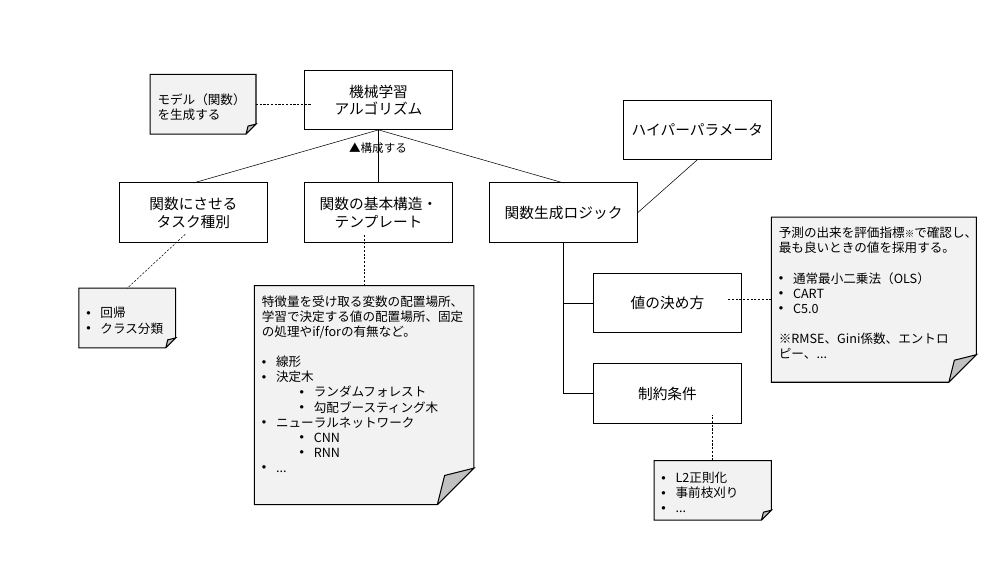
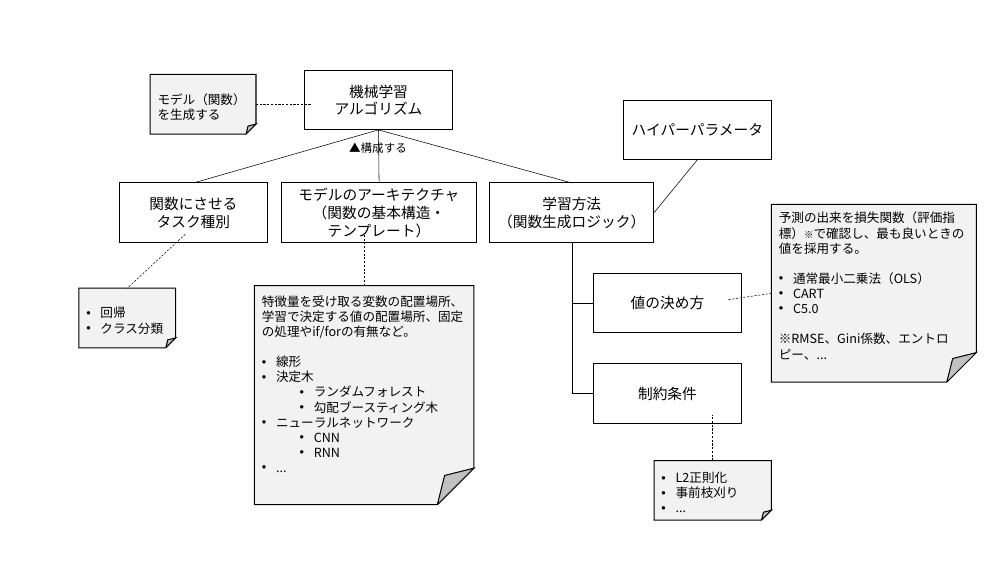
Before and after one commit to sasachichito/knowledge, a slide deck: slide 1 of picture/機械学習.pptx. Drawn at 1008x567 pixels with LibreOffice and Linux fonts; fonts in the diff are those of the drawing. Boxes give left, top, right and bottom in pixels: in the first picture for what was removed or moved away, otherwise in the second. Text is boxed around its words. In the diff, an @@ line names an element or a change of style, - is before the commit and + after.

```diff
--- a/picture/機械学習.pptx
+++ b/picture/機械学習.pptx
@@ line moved from (379, 130) - (564, 183) to (379, 130) - (572, 183) @@
@@ line moved from (637, 212) - (698, 160) to (654, 212) - (698, 160) @@
@@ rectangle "モデルのアーキテクチャ": place and size @@
-rectangle "モデルのアーキテクチャ" at (305,183,453,243)
+rectangle "モデルのアーキテクチャ" at (282,183,477,243)
@@ text in rectangle at (298,187,459,240): text changed @@
-関数の基本構造・
-テンプレート
+モデルのアーキテクチャ
+（関数の基本構造・
+テンプレート）
@@ rectangle "学習方法": place and size @@
-rectangle "学習方法" at (490,183,638,243)
+rectangle "学習方法" at (490,183,654,243)
@@ text in rectangle at (498,196,645,229): text changed @@
-関数生成ロジック
+学習方法
+（関数生成ロジック）
@@ folded corner "予測の出来を損失関数（評価指標）※で確認し、最も良いときの値を採用する。": place and size @@
-folded corner "予測の出来を損失関数（評価指標）※で確認し、最も良いときの値を採用する。" at (771,217,976,383)
+folded corner "予測の出来を損失関数（評価指標）※で確認し、最も良いときの値を採用する。" at (771,204,976,382)
@@ text in folded corner at (779,211,965,254): text changed @@
-予測の出来を評価指標※で確認し、最も良いときの値を採用する。
+予測の出来を損失関数（評価指標）※で確認し、最も良いときの値を採用する。
@@ elbow line moved from (564, 243) - (594, 393) to (572, 243) - (594, 393) @@
@@ elbow line moved from (564, 243) - (594, 303) to (572, 243) - (594, 303) @@
@@ line moved from (771, 299) - (728, 299) to (771, 293) - (728, 299) @@
```
Also in this commit, not shown: 1 other file.
